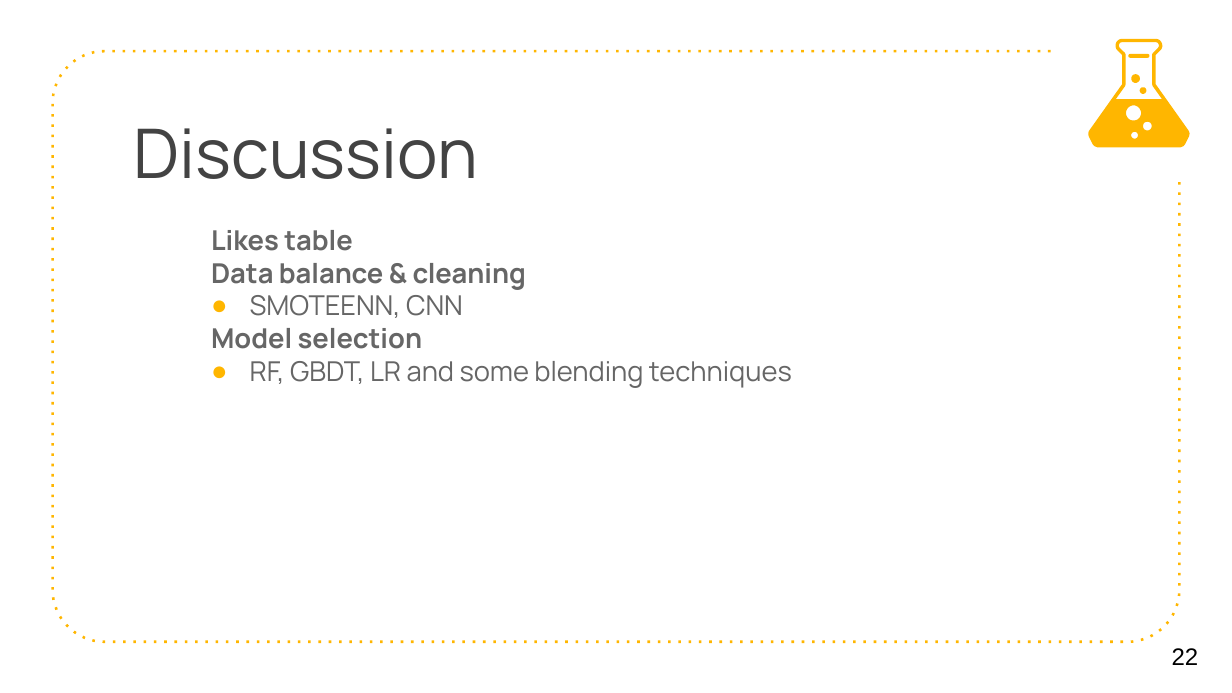
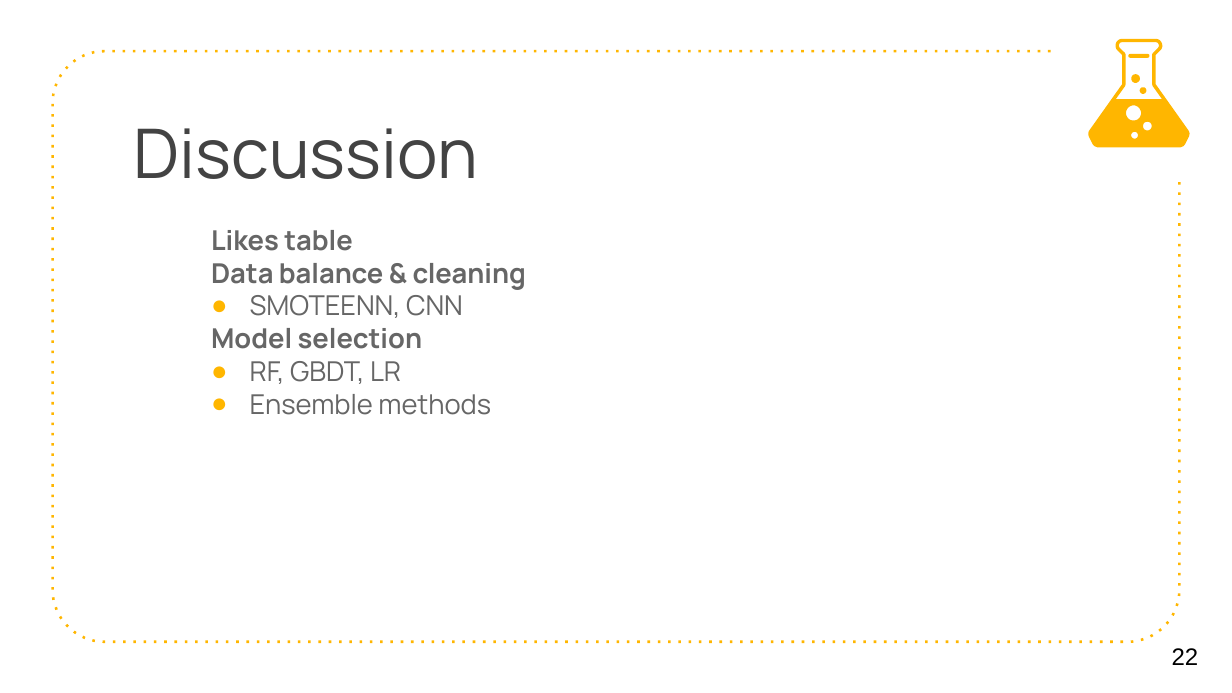
Before and after one commit to GuoJingSRTP/Shopee, a slide deck: slide 22 of slides.pptx. Drawn at 1232x693 pixels with LibreOffice and Linux fonts; fonts in the diff are those of the drawing. Boxes give left, top, right and bottom in pixels: in the first picture for what was removed or moved away, otherwise in the second. Text is boxed around its words. In the diff, an @@ line names an element or a change of style, - is before the commit and + after.

Commit message:
update slides

```diff
--- a/slides.pptx
+++ b/slides.pptx
@@ text at [250, 361, 491, 415]: text changed @@
-● RF, GBDT, LR and some blending techniques
+● RF, GBDT, LR
+● Ensemble methods
```
Also in this commit, not shown: 3 other slides changed.
